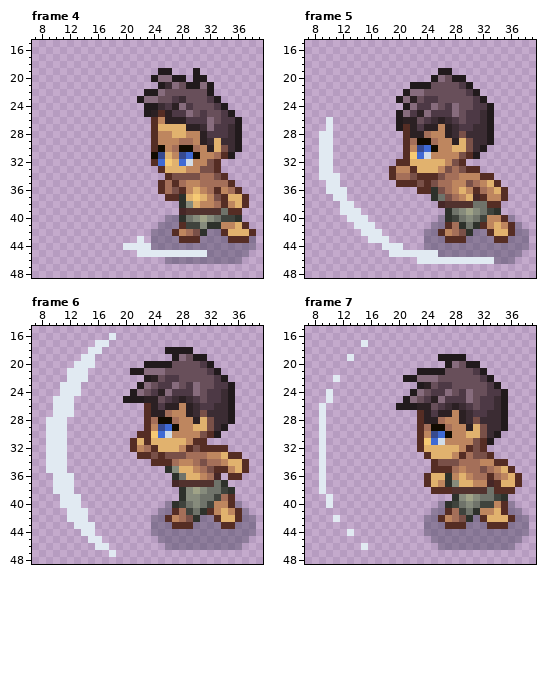
One commit to this pixel-art file: Assets/Imported/Swordsmen/asperite_no_sword/Swordsman_lvl1_Attack/Swordsman_lvl1_attack_side_left.aseprite. This is how it looked before the edit.
64x64 pixels, 8 frames. Shown: frame 4: x 7..39, y 15..48; frame 5: x 7..39, y 15..48; frame 6: x 7..39, y 15..48; frame 7: x 7..39, y 15..48.
New version:
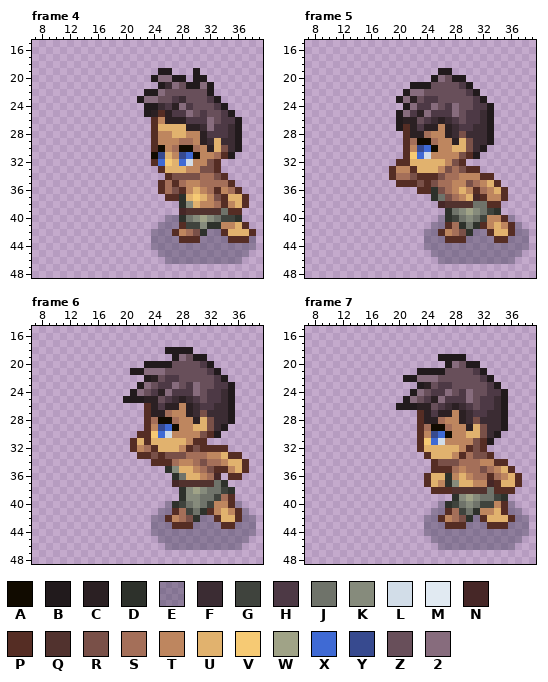
Palette (. is transparent): A #110b00  B #211a1c  C #2b2023  D #2d312b  E #28293f59  F #3b2c33  G #3f433d  H #4d3945  J #6f736a  K #868b7c  L #d2dde8  M #e1eaf2  N #462727  P #552d24  Q #51322e  R #795048  S #a46f59  T #be865f  U #e1b26e  V #f6ca74  W #a0a387  X #3f6ad4  Y #374a8f  Z #684f5a  2 #876c7d
Difference:
layer "swing" now hidden
Frame 4:
y 43: x 22 M -> .
y 44: x 20..23 MMMM -> ....
y 45: x 22..31 MMMMMMMMMM -> ...EEEEEEE
Frame 5:
y 26..27: x 10 M -> .
y 28..33: x 9..10 MM -> ..
y 34: x 9..11 MMM -> ...
y 35: x 10..11 MM -> ..
y 36: x 10..12 MMM -> ...
y 37: x 11..12 MM -> ..
y 38: x 12..13 MM -> ..
y 39: x 12..14 MMM -> ...
y 40: x 13..15 MMM -> ...
y 41: x 14..16 MMM -> ...
y 42: x 15..17 MMM -> ...
y 43: x 16..18 MMM -> ...
y 44: x 18..20 MMM -> ...
y 45: x 19..25 MMMMMMM -> ......E
y 46: x 23..33 MMMMMMMMMMM -> ...EEEEEEEE
Frame 6:
y 16: x 18 M -> .
y 17: x 16..17 MM -> ..
y 18: x 15..16 MM -> ..
y 19: x 14..15 MM -> ..
y 20: x 13..15 MMM -> ...
y 21..22: x 12..14 MMM -> ...
y 23..24: x 11..13 MMM -> ...
y 25..27: x 10..12 MMM -> ...
y 28..35: x 9..11 MMM -> ...
y 36..38: x 10..12 MMM -> ...
y 39..40: x 11..13 MMM -> ...
y 41..42: x 12..14 MMM -> ...
y 43: x 13..15 MMM -> ...
y 44: x 14..15 MM -> ..
y 45: x 15..16 MM -> ..
y 46: x 16..17 MM -> ..
y 47: x 18 M -> .
Frame 7:
y 17: x 15 M -> .
y 19: x 13 M -> .
y 22: x 11 M -> .
y 24..25: x 10 M -> .
y 26..38: x 9 M -> .
y 39..40: x 10 M -> .
y 42: x 11 M -> .
y 44: x 13 M -> .
y 46: x 15 M -> .
Where, in picture pixels (left, top, right, bottom), the same in both pictures:
changed: (123, 236, 207, 257)
changed: (319, 117, 494, 264)
erased: (46, 333, 116, 557)
erased: (319, 340, 368, 550)
